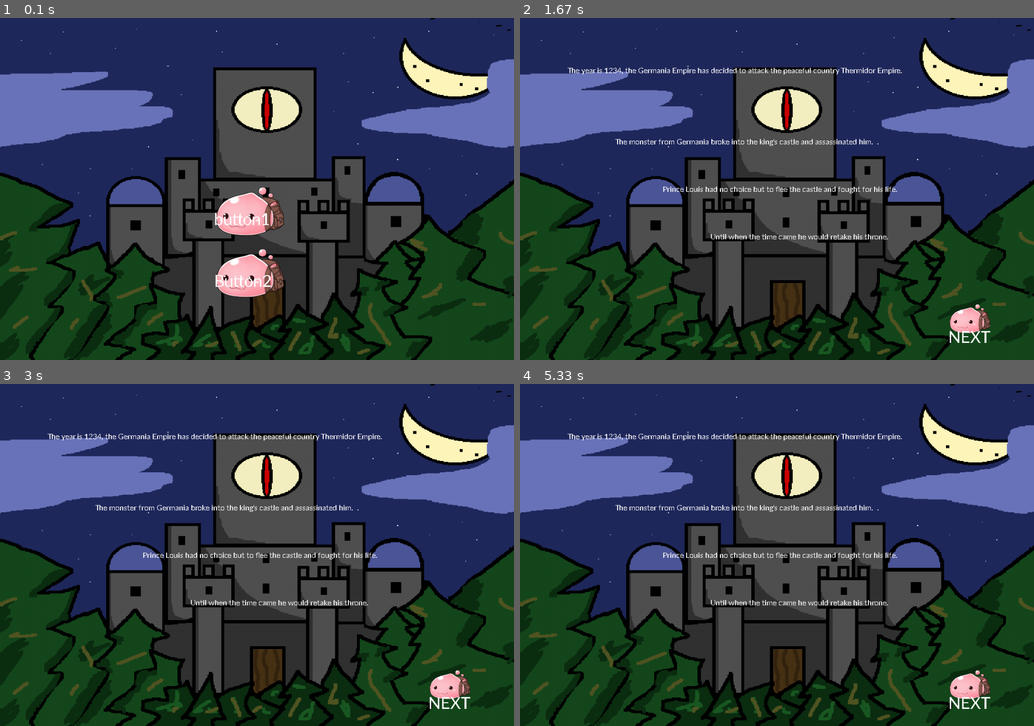
Above: before the commit, frames 1-4 (two rows, left to right).
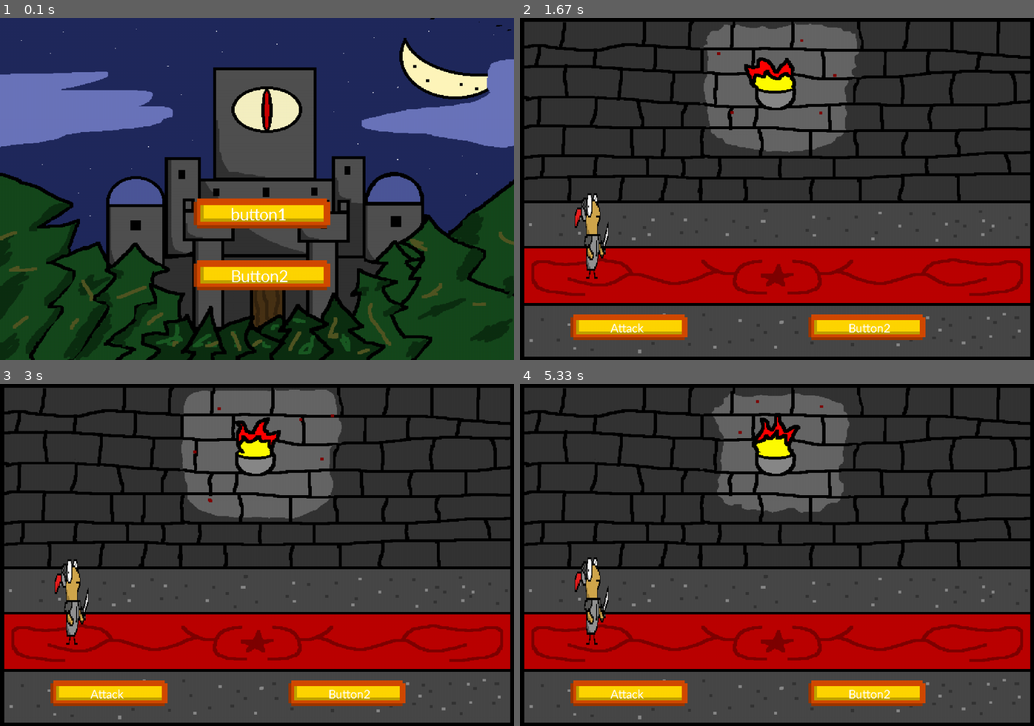
Above: after the commit, the same moments.

Repository: endamonking/CPE327ProjectPygame
Game: pygame game, started from main.py
The game is run twice, just before and just after one commit, with the same random seed, the same clock (stepped at 60 frames per second) and the same inputs.
Inputs (mouse positions are in pixels of both pictures, inside the frame that each line leads up to):
- Up to frame 1 (0.1 s): no input
- Up to frame 2 (1.67 s): press the mouse at (782, 212) at 0.37 s; move the mouse to (766, 154) at 0.47 s; release the mouse at (756, 93) at 0.6 s; press the mouse at (926, 332) at 0.7 s; move the mouse to (766, 219) at 0.8 s; release the mouse at (602, 106) at 0.93 s; press the mouse at (627, 325) at 1.03 s; move the mouse to (730, 243) at 1.13 s; release the mouse at (838, 165) at 1.27 s
- Up to frame 3 (3 s): no input
- Up to frame 4 (5.33 s): no input

The runs differ from the first frame. In frame 1, 5.2% of the frame differs, in the area x 37-65%, y 49-82%; in frame 2, 90%; in frame 3, 90%; in frame 4, 90%, in the area x 0-100%, y 0-100%.

Commit message:
Add files via upload

Diff:
--- a/button.py
+++ b/button.py
@@ -10,7 +10,7 @@
         self.rect.topleft = (x,y)
         self.clicked = False
 
-    def draw(self, mPose, WIN, color, word, size):
+    def draw(self, mPose, WIN, color, word, size, txPose, tyPose):
         action = False
         pygame.font.init()
         my_font = pygame.font.SysFont("candara",size)
@@ -23,5 +23,5 @@
             self.clicked = False
 
         WIN.blit(self.image, (self.rect.x, self.rect.y))
-        WIN.blit(text_surface, (self.rect.x, self.rect.y + 50) )
+        WIN.blit(text_surface, (self.rect.x + txPose, self.rect.y + tyPose) )
         return action
--- a/main.py
+++ b/main.py
@@ -14,22 +14,18 @@
 
 #ASSET
 button_image = pygame.image.load(os.path.join('Asset', 'prBTN.png'))
-button1 = button.button(450, 352, button_image, 0.5)
-button2 = button.button(450, 482, button_image, 0.5)
+button1 = button.button(400, 352, button_image, 7)
+button2 = button.button(400, 482, button_image, 7)
 background = pygame.transform.scale(pygame.image.load(os.path.join('Asset', 'title_background.png')), (1080, 720))
-#player  = player.player(100,100)
-
-
 
 def draw_window(mp):
     WIN.fill(BLACK)
     WIN.blit(background,(0,0))
     current_Time = pygame.time.get_ticks()
-    #player.draw_playerIdle(WIN,current_Time, 100, 100)
-    if button1.draw(mp, WIN, WHITE, "button1", 38):
-        print("test")
+    if button1.draw(mp, WIN, WHITE, "button1", 38, 85, 40):
+        #print("test")
         scene_manager.loadStage(0,WIN,60)
-    if button2.draw(mp, WIN, WHITE, "Button2", 38):
+    if button2.draw(mp, WIN, WHITE, "Button2", 38, 85, 40):
         pygame.quit()
 
     pygame.display.update()
--- /dev/null
+++ b/main_test.py
@@ -0,0 +1,82 @@
+import imp
+from pickle import FALSE, TRUE
+import string
+from turtle import width
+import pygame
+import os
+import test
+import scene_manager
+
+WHITE = (255,255,255)
+KNIGHT_WIDTH = 200
+KNIGHT_HEIGHT = 200
+BLACK = (0,0,0)
+#Window setting
+WIDTH = 1080
+HEIGHT = 720
+WIN = pygame.display.set_mode((WIDTH,HEIGHT))
+FPS = 60
+pygame.display.set_caption("Test") #name of program
+
+#Load asset
+knight_image = pygame.image.load(os.path.join('Asset', 'knight.png'))
+knight = pygame.transform.scale(knight_image,(200,200))
+prBTN_image = pygame.image.load(os.path.join('Asset', 'prBTN.png'))
+
+COMMAND_BORDER = pygame.Rect(0, 432, WIDTH, 288)
+
+#button class
+class button():
+    def __init__(self, x, y, image, scale):
+        width = image.get_width()
+        height = image.get_height()
+        self.image = pygame.transform.scale(image, (int(width*scale), int(height * scale)))
+        self.rect = self.image.get_rect()
+        self.rect.topleft = (x,y)
+        self.clicked = False
+
+    def draw(self, mPose):
+        action = False
+        if self.rect.collidepoint(mPose) and pygame.mouse.get_pressed()[0] == 1 and self.clicked == False:
+            self.clicked = True
+            action = True
+
+        if pygame.mouse.get_pressed()[0] == 0 and self.clicked == True: # reset
+            self.clicked = False
+
+        WIN.blit(self.image, (self.rect.x, self.rect.y))
+        return action
+
+
+
+#button init
+prBTN = button(100, 532, prBTN_image, 0.5)
+# The display need to manual update
+def draw_window(player,mPose):
+    WIN.fill(WHITE)
+    pygame.draw.rect(WIN, BLACK, COMMAND_BORDER)
+    WIN.blit(knight, (player.x,player.y))
+    if prBTN.draw(mPose):
+        test.scene()
+    pygame.display.update()
+
+def main():
+    player = pygame.Rect(200,200,KNIGHT_WIDTH, KNIGHT_HEIGHT) # It close to create object in Unity
+    clock = pygame.time.Clock()
+    gameRunning = True
+    while gameRunning:
+        clock.tick(FPS)
+        mousePos = pygame.mouse.get_pos() #mouse position
+        for event in pygame.event.get():
+            if event.type == pygame.QUIT:
+                gameRunning = False
+
+        key_pressed = pygame.key.get_pressed()
+        if key_pressed[pygame.K_ESCAPE]: # exit game
+            gameRunning = False
+        draw_window(player,mousePos)
+
+    pygame.quit()
+
+if __name__ == "__main__":
+    main()
--- a/player.py
+++ b/player.py
@@ -1,4 +1,6 @@
+from array import array
 import imp
+from pickle import FALSE
 import pygame
 import os
 
@@ -19,6 +21,15 @@
         self.attackPoint = attackPoint
         self.lastUpdate = pygame.time.get_ticks()
         self.i = 0
+        self.turn = False
+        self.death = False
+        self.action = "idle"
+        self.skillList = []
+
+    def getAttackPower(self):
+        return self.attackPoint
+    def getTurn(self):
+        return self.turn
 
    # def get_image(sheet,frame, width, height, scale, WIN):
       #  image = pygame.Surface((width, height)).convert_alpha()
@@ -41,6 +52,16 @@
             case 0: #increase maximum HP and MP and heal player
                 print("option 1 increase maximum HP and MP and heal player")
             case 1: #increase attack power of player
-                print("option 2 increase attack player")
+                print("option 2 increase attack power")
             case 2: #increase defend pointof player
-                print("option 2 increase defend power")
+                print("option 3 increase defend power")
+
+    def attack(self,enemy):
+        enemy.currentHp = enemy.currentHp - self.attackPoint
+        if enemy.currentHp < 0 :
+            enemy.currentHp = 0
+            enemy.death = True
+
+    def getSkill(self):
+        self.skillList.append("test")
+        print(self.skillList)
--- a/scene_manager.py
+++ b/scene_manager.py
@@ -2,9 +2,11 @@
 import button
 import os
 import stage0
-
+import stage1
 
 def loadStage(stage, WIN, FPS):
     match stage:
         case 0:
             stage0.stage0(WIN,FPS)
+        case 1:
+            stage1.main()
--- a/stage0.py
+++ b/stage0.py
@@ -1,6 +1,7 @@
 import pygame
 import os
 import button
+import scene_manager
 
 BLACK = (0,0,0)
 background = pygame.transform.scale(pygame.image.load(os.path.join('Asset', 'title_background.png')), (1080, 720))
@@ -13,7 +14,9 @@
     WIN.blit(text_surface2, (200,250))
     WIN.blit(text_surface3, (300,350))
     WIN.blit(text_surface4, (400,450))
-    button1.draw(mousePose, WIN, (255,255,255), "NEXT",38)
+    if (button1.draw(mousePose, WIN, (255,255,255), "NEXT",38, 110, 40)):
+        scene_manager.loadStage(1,0,0)
+
     pygame.display.update()
 
 def stage0(WIN, FPS):
@@ -26,7 +29,7 @@
     text_surface2 = my_font.render(intro2, False, (255,255,255))
     text_surface3= my_font.render(intro3, False, (255,255,255))
     text_surface4= my_font.render(intro4, False, (255,255,255))
-    button1 = button.button(900,600,button_image,0.3)
+    button1 = button.button(700,600,button_image, 7)
 
     clock = pygame.time.Clock()
     gamRunning = True
--- /dev/null
+++ b/stage1.py
@@ -0,0 +1,90 @@
+import pygame
+import os
+import button
+import player
+
+
+WHITE = (255,255,255)
+BLACK = (0,0,0)
+WIDTH = 1080
+HEIGHT = 720
+WIN = pygame.display.set_mode((WIDTH,HEIGHT))
+FPS = 60
+pygame.display.set_caption("Demon's tower")
+
+#ASSET
+button_image = pygame.image.load(os.path.join('Asset', 'prBTN.png'))
+button1 = button.button(100, 600, button_image, 6)
+button2 = button.button(600, 600, button_image, 6)
+battlescreen = pygame.transform.scale(pygame.image.load(os.path.join('Asset', 'battlescreen.png')), (3240, 720))
+counter = 0
+i = 0
+BackgroundLastUpdate = pygame.time.get_ticks()
+
+def draw_backgroundaimation(currentTime):
+    global i
+    global BackgroundLastUpdate
+    if (currentTime - BackgroundLastUpdate >= 750):
+        BackgroundLastUpdate = currentTime
+        if i < 2:
+            i = i+1
+        else:
+            i = 0
+    WIN.blit(battlescreen, (0,0), ((i * 1080), 0, 1080, 720)) #width come from total width / total frame
+
+def draw_window(mainplayer,enemy,mp):
+    WIN.fill(BLACK)
+    current_Time = pygame.time.get_ticks()
+    draw_backgroundaimation(current_Time)
+    mainplayer.draw_playerIdle(WIN,current_Time, 100, 300)
+    if mainplayer.currentHp == 0 :
+        print("enemy win")
+        exit()
+    elif enemy.currentHp == 0 :
+        print("player win")
+        exit()
+    else :
+        turn(mainplayer,enemy,mp)
+
+    if (button2.draw(mp, WIN, WHITE, "Button2", 28, 90 ,37)):
+        mainplayer.getSkill()
+    pygame.display.update()
+
+def turn(mainplayer,enemy,mp):
+    if mainplayer.turn :
+
+        if button1.draw(mp, WIN, WHITE, "Attack", 28, 90, 37) :
+            print("player attack")
+            mainplayer.attack(enemy)
+            print(enemy.currentHp)
+
+            mainplayer.turn = False
+            enemy.turn = True
+
+    elif enemy.turn :
+        print("enemy attack")
+        enemy.attack(mainplayer)
+        print(mainplayer.currentHp)
+        mainplayer.turn = True
+        enemy.turn = False
+
+
+def main ():
+    clock = pygame.time.Clock()
+    gamRunning = True
+    mainplayer = player.player(10,10,10,1)
+    enemy = player.player(10,10,10,2)
+    mainplayer.turn = True
+    while gamRunning:
+        clock.tick(FPS)
+
+        for event in pygame.event.get():
+            if event.type == pygame.QUIT:
+                gamRunning = False
+
+        mousePose = pygame.mouse.get_pos()
+        draw_window(mainplayer,enemy,mousePose)
+
+
+
+    pygame.quit()
--- /dev/null
+++ b/test.py
@@ -0,0 +1,25 @@
+import sys, pygame
+pygame.init()
+
+size = width, height = 500, 500
+speed = [1, 0]
+black = 0, 0, 0
+
+screen = pygame.display.set_mode(size)
+
+ball = pygame.image.load("intro_ball.gif")
+ballrect = ball.get_rect()
+
+while 1:
+    for event in pygame.event.get():
+        if event.type == pygame.QUIT: sys.exit()
+
+    ballrect = ballrect.move(speed)
+    if ballrect.left < 0 or ballrect.right > width:
+        speed[0] = -speed[0]
+    if ballrect.top < 0 or ballrect.bottom > height:
+        speed[1] = -speed[1]
+
+    screen.fill(black)
+    screen.blit(ball, ballrect)
+    pygame.display.flip()
Binary file added: Asset/battlescreen.png
Binary file changed: Asset/prBTN.png
